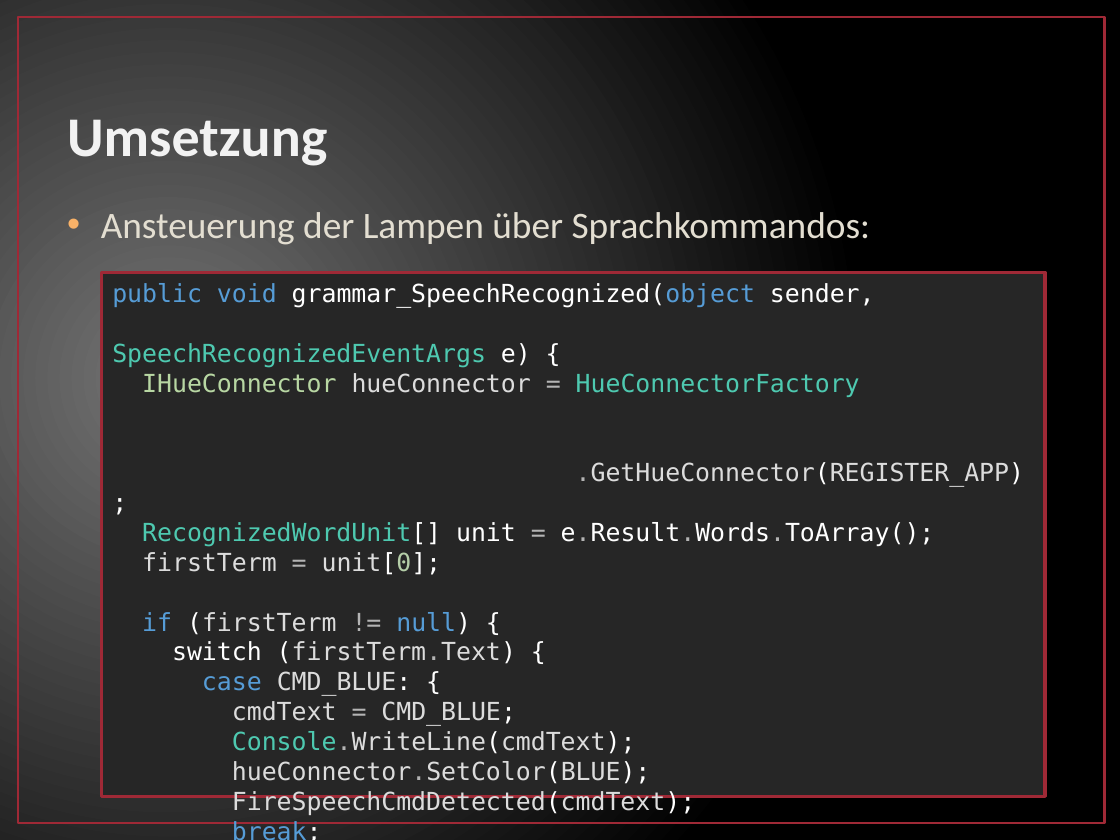
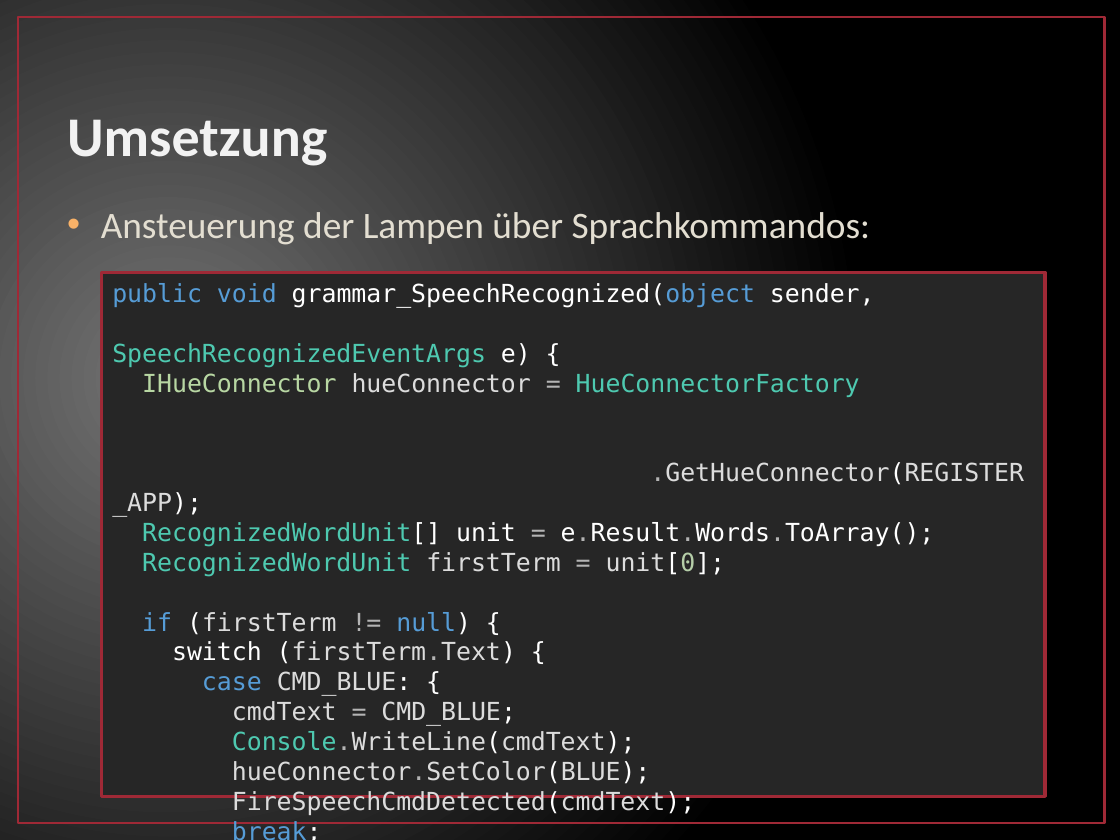
Before and after one commit to fgrebe/GestureContolForHue, a slide deck: slide 8 of doc/MUS2_GestureSpeechHue_Grebe_Winkler.pptx. Drawn at 1120x840 pixels with LibreOffice and Linux fonts; fonts in the diff are those of the drawing. Boxes give left, top, right and bottom in pixels: in the first picture for what was removed or moved away, otherwise in the second. Text is boxed around its words. In the diff, an @@ line names an element or a change of style, - is before the commit and + after.

Commit message:
Updated slide 8 in ppt.

```diff
--- a/doc/MUS2_GestureSpeechHue_Grebe_Winkler.pptx
+++ b/doc/MUS2_GestureSpeechHue_Grebe_Winkler.pptx
@@ text in rectangle at box(142, 552, 726, 577): text changed; text colour #DCDCDC to #4EC9B0 @@
-firstTerm = unit[0];
+RecognizedWordUnit firstTerm = unit[0];
```
